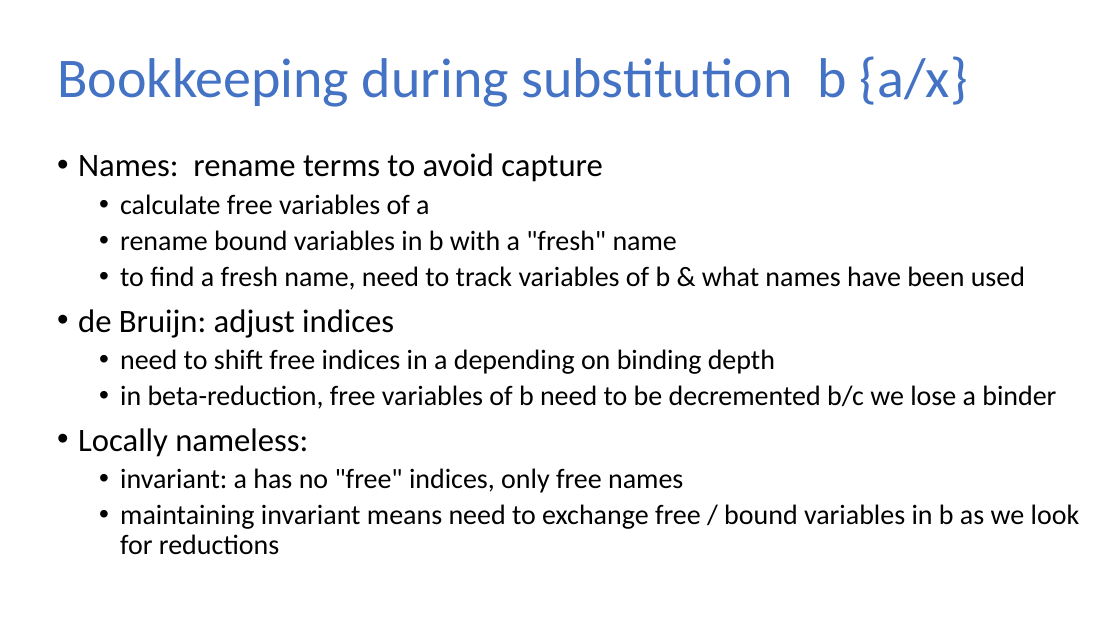
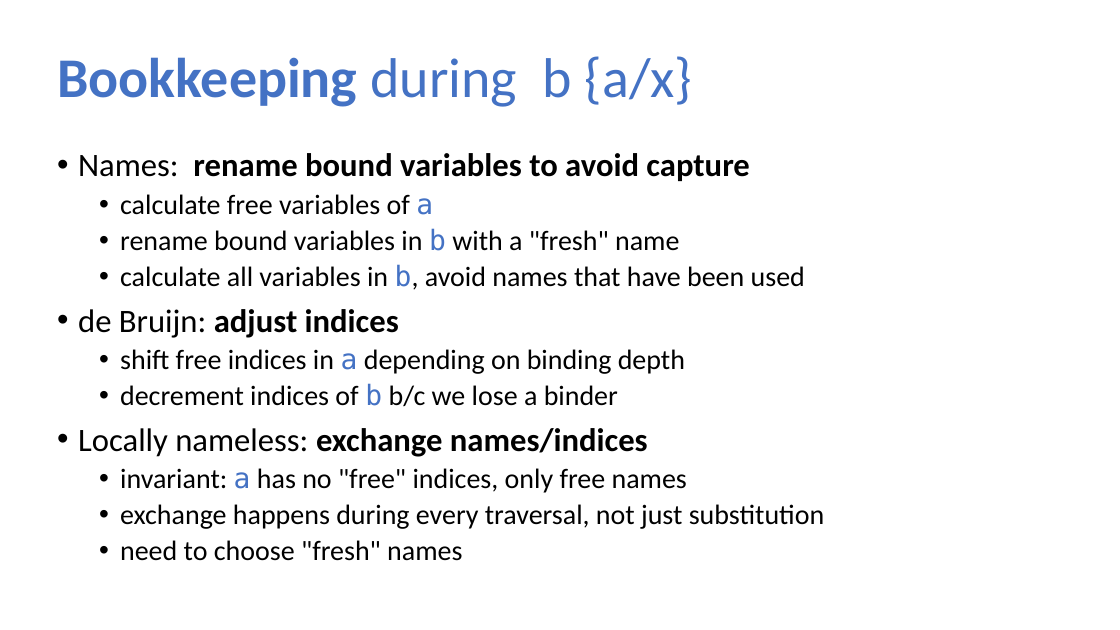
Before and after one commit to sweirich/lambda-n-ways, a slide deck: slide 11 of ifl-2021.pptx. Drawn at 1120x630 pixels with LibreOffice and Linux fonts; fonts in the diff are those of the drawing. Boxes give left, top, right and bottom in pixels: in the first picture for what was removed or moved away, otherwise in the second. Text is boxed around its words. In the diff, an @@ line names an element or a change of style, - is before the commit and + after.

```diff
--- a/ifl-2021.pptx
+++ b/ifl-2021.pptx
@@ title at (x1=57, y1=56, x2=693, y2=107): text changed @@
-Bookkeeping during substitution b {a/x}
+Bookkeeping during b {a/x}
@@ text at (x1=78, y1=153, x2=750, y2=181): text changed; bold on @@
-• Names: rename terms to avoid capture
+• Names: rename bound variables to avoid capture
@@ text at (x1=78, y1=194, x2=687, y2=493): font Calibri to DejaVu Sans Mono, text colour #000000 to #4472C4 in "a", "b", "a"; bold on in "adjust indices" @@
@@ text at (x1=120, y1=264, x2=805, y2=290): text changed @@
-  • to find a fresh name, need to track variables of b & what names have been used
+  • calculate all variables in b, avoid names that have been used
@@ text at (x1=78, y1=349, x2=685, y2=457): text changed @@
-  • need to shift free indices in a depending on binding depth
-  • in beta-reduction, free variables of b need to be decremented b/c we lose a binder
-• Locally nameless:
+  • shift free indices in a depending on binding depth
+  • decrement indices of b b/c we lose a binder
+• Locally nameless: exchange names/indices
@@ text at (x1=120, y1=504, x2=825, y2=561): text changed @@
-  • maintaining invariant means need to exchange free / bound variables in b as we look for reductions
+  • exchange happens during every traversal, not just substitution
+  • need to choose "fresh" names
```
Also in this commit, not shown: 38 other slides changed, 3 slides added, 31 other files.
